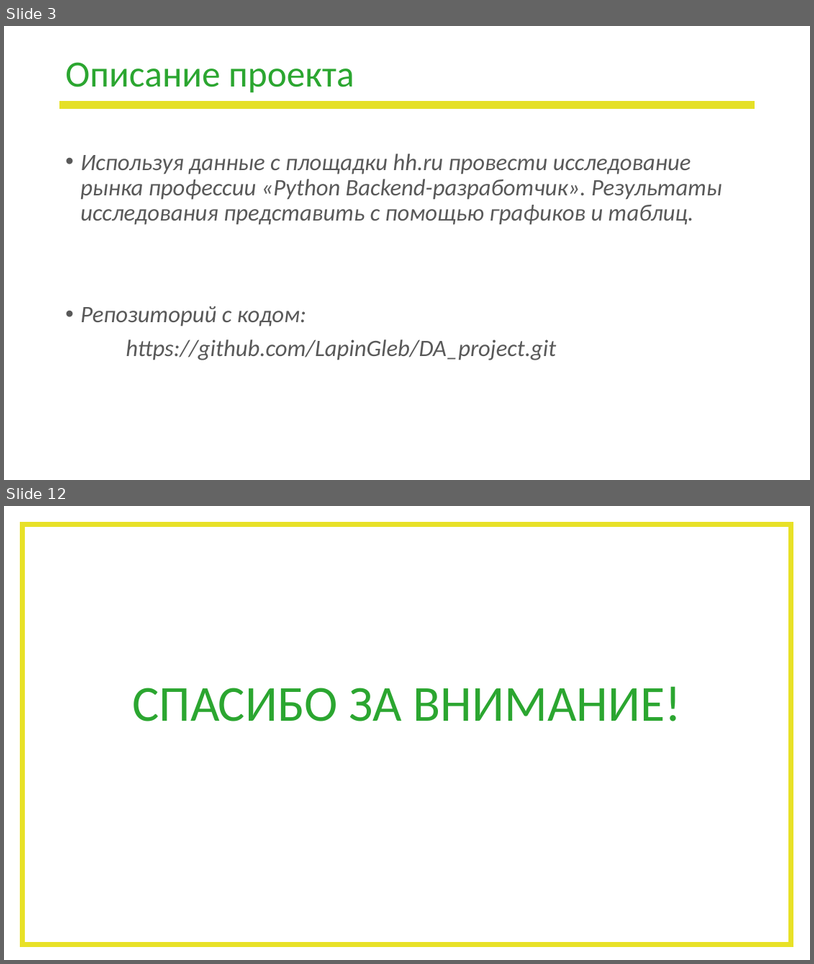
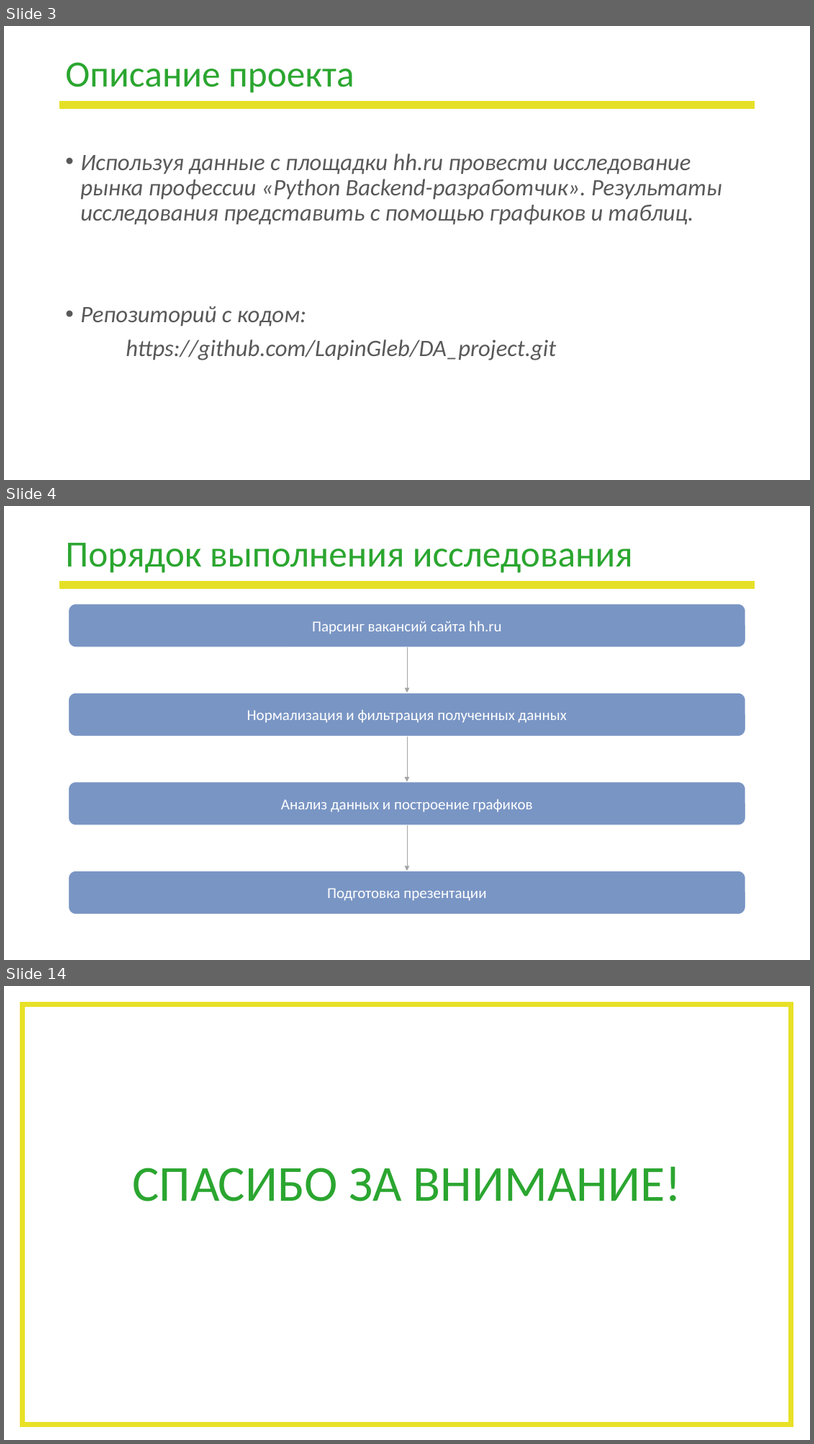
Before and after one commit to LapinGleb/DA_project, a slide deck: Школа_DA_Презентация_проекта.pptx. Shown one above the other, each under a label of ours: slides 3 and 12 before the commit, slides 3, 4 and 14 after it; the slides between them are not shown. The pictures are 814x964 and 814x1444 pixels, drawn with LibreOffice and Linux fonts; fonts in the diff are those of the drawing; background and template pictures are left out. Boxes give left, top, right and bottom in pixels: in the first picture for what was removed or moved away, otherwise in the second. Text is boxed around its words. In the diff, an @@ line names an element or a change of style, - is before the commit and + after.

```diff
--- a/Школа_DA_Презентация_проекта.pptx
+++ b/Школа_DA_Презентация_проекта.pptx
@@ slide 4 added at (4,506,810,960), background #FFFFFF; not listed: 1 template element that a slide beside it also shows @@
@@ title added at (65,543,633,573), 44 pt, text #2BA630 @@
+Порядок выполнения исследования
@@ rounded rectangle added at (69,604,746,648), fill #7995C4, outline #FFFFFF 1 pt, 18 pt, text #FFFFFF @@
+Парсинг вакансий сайта hh.ru
@@ arrow added from (407, 647) to (407, 693), #A5A5A5 0.5 pt @@
@@ rounded rectangle added at (69,693,746,736), fill #7995C4, outline #FFFFFF 1 pt, 18 pt, text #FFFFFF @@
+Нормализация и фильтрация полученных данных
@@ arrow added from (407, 736) to (407, 782), #A5A5A5 0.5 pt @@
@@ rounded rectangle added at (69,782,746,826), fill #7995C4, outline #FFFFFF 1 pt, 18 pt, text #FFFFFF @@
+Анализ данных и построение графиков
@@ arrow added from (407, 825) to (407, 871), #A5A5A5 0.5 pt @@
@@ rounded rectangle added at (69,871,746,914), fill #7995C4, outline #FFFFFF 1 pt, 18 pt, text #FFFFFF @@
+Подготовка презентации
@@ what was slide 12 is now slide 14 @@
```
Also in this commit, not shown: 9 slides changed, 2 other slides added, 1 slide removed, 4 other files.
